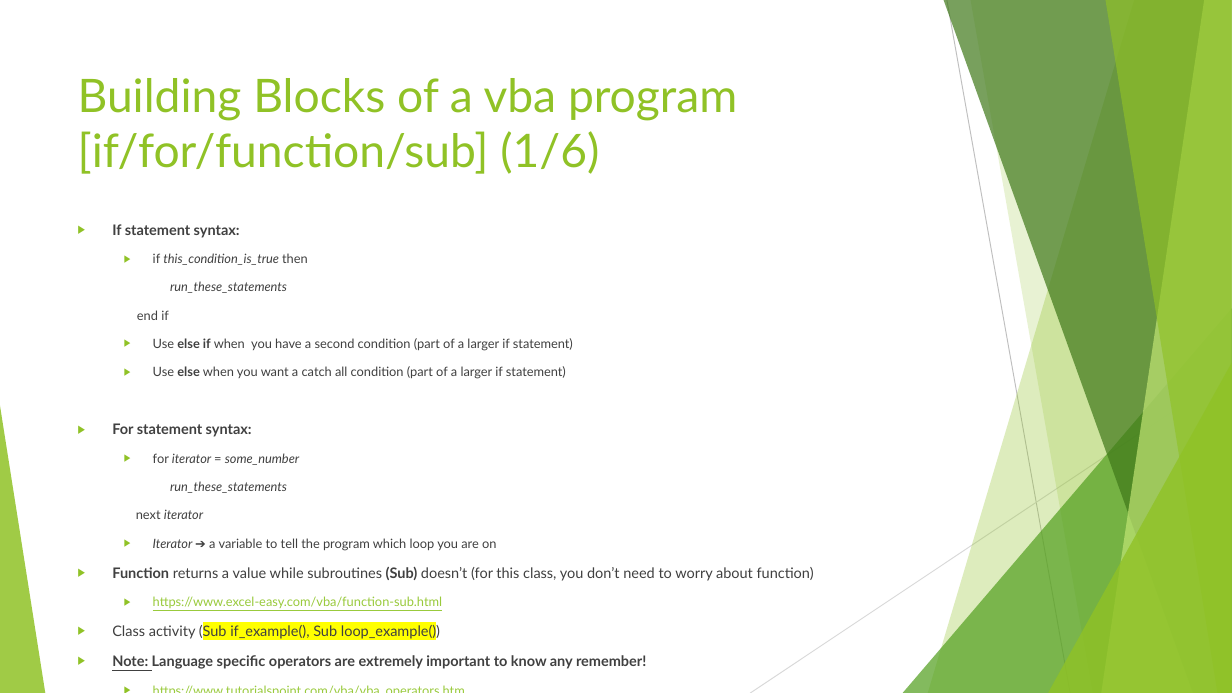
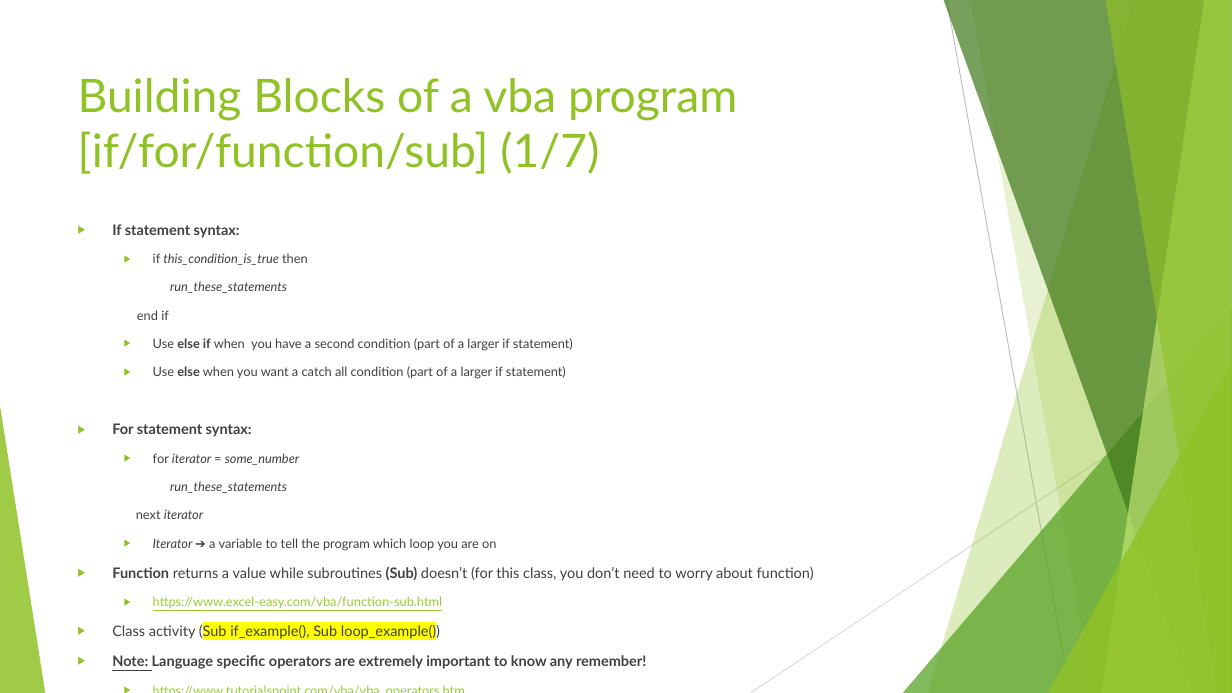
Before and after one commit to lifeinData/vba_senimar_datathon, a slide deck: slide 12 of VBA Seminar.pptx. Drawn at 1232x693 pixels with LibreOffice and Linux fonts; fonts in the diff are those of the drawing. Boxes give left, top, right and bottom in pixels: in the first picture for what was removed or moved away, otherwise in the second. Text is boxed around its words. In the diff, an @@ line names an element or a change of style, - is before the commit and + after.

```diff
--- a/VBA Seminar.pptx
+++ b/VBA Seminar.pptx
@@ title at (x1=78, y1=78, x2=737, y2=174): text changed @@
-Building Blocks of a vba program [if/for/function/sub] (1/6)
+Building Blocks of a vba program [if/for/function/sub] (1/7)
```
Also in this commit, not shown: 13 other slides changed, 2 slides added, 1 other file.
